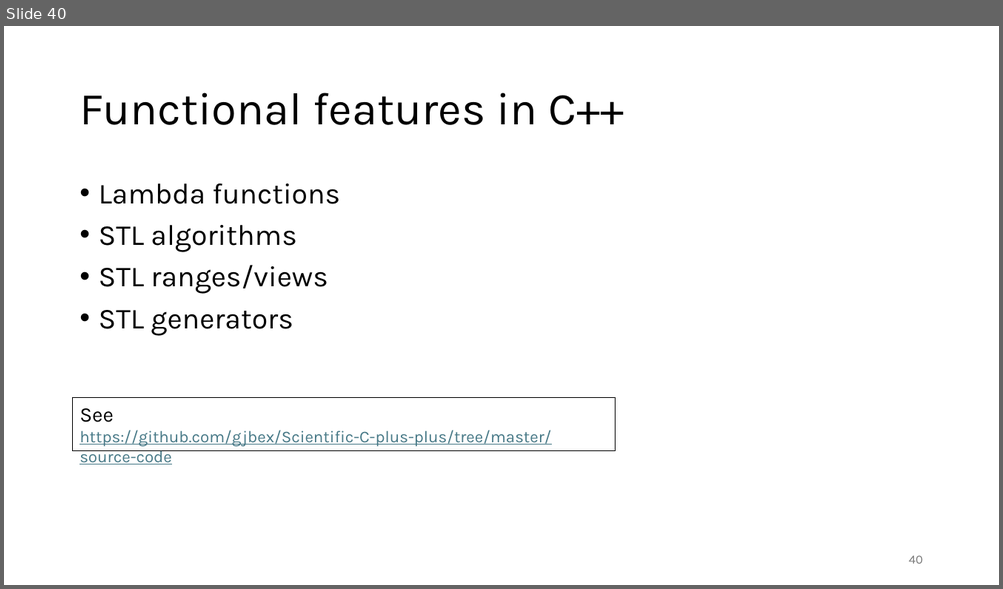
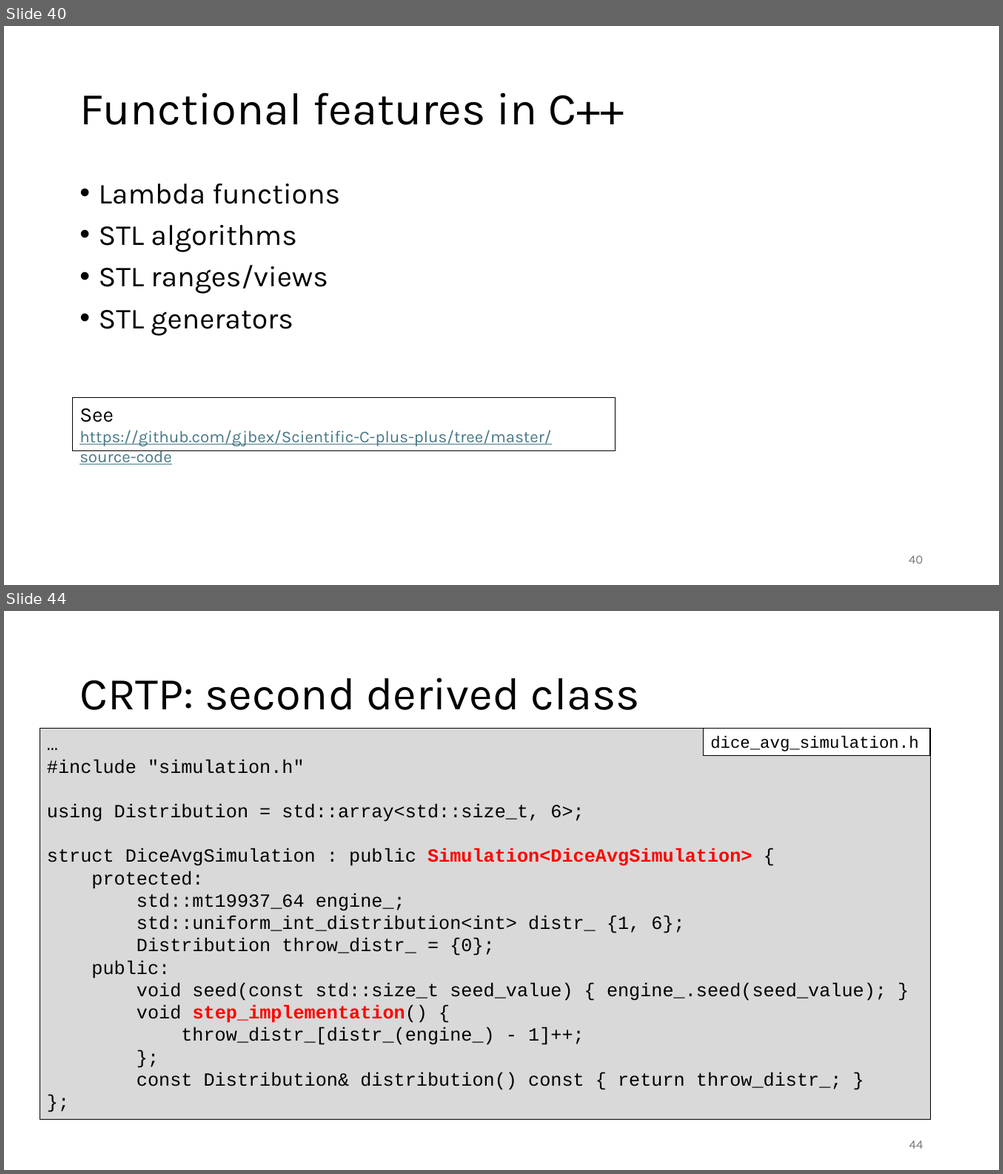
Before and after one commit to gjbex/C-plus-plus-software-engineering, a slide deck: cpp_software_engineering.pptx. Shown one above the other, each under a label of ours: slide 40 before the commit, slides 40 and 44 after it; the slides between them are not shown. The pictures are 1003x589 and 1003x1174 pixels, drawn with LibreOffice and Linux fonts; fonts in the diff are those of the drawing. Boxes give left, top, right and bottom in pixels: in the first picture for what was removed or moved away, otherwise in the second. Text is boxed around its words. In the diff, an @@ line names an element or a change of style, - is before the commit and + after.

Commit message:
Add slides on CRTP

```diff
--- a/cpp_software_engineering.pptx
+++ b/cpp_software_engineering.pptx
@@ slide 44 added at [4,611,999,1170], background #FFFFFF @@
@@ title added at [79,678,640,710], 44 pt, text #000000 @@
+CRTP: second derived class
@@ rectangle added at [40,728,930,1120], fill #D9D9D9, outline #000000 0.75 pt, 18 pt, text #000000 @@
+…
+#include "simulation.h"
+using Distribution = std::array<std::size_t, 6>;
+struct DiceAvgSimulation : public Simulation<DiceAvgSimulation> {
+protected:
+std::mt19937_64 engine_;
+std::uniform_int_distribution<int> distr_ {1, 6};
+Distribution throw_distr_ = {0};
+public:
+void seed(const std::size_t seed_value) { engine_.seed(seed_value); }
+void step_implementation() {
+throw_distr_[distr_(engine_) - 1]++;
+};
+const Distribution& distribution() const { return throw_distr_; }
+};
@@ rectangle added at [703,728,930,756], fill #FFFFFF, outline #000000 0.75 pt, 16 pt, text #000000 @@
+dice_avg_simulation.h
@@ page number added at [909,1141,923,1149], 12 pt, text #797979 @@
+44
```
Also in this commit, not shown: 1 slide changed, 4 other slides added.
